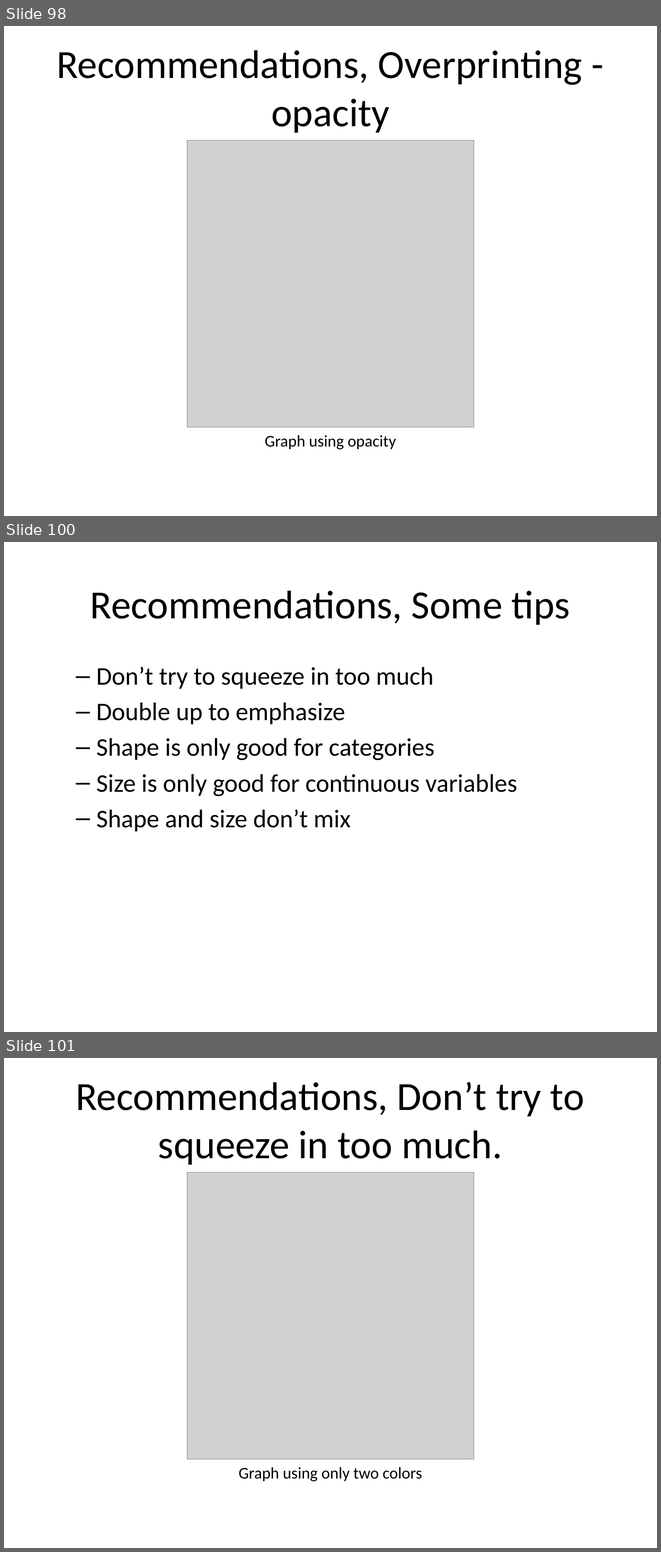
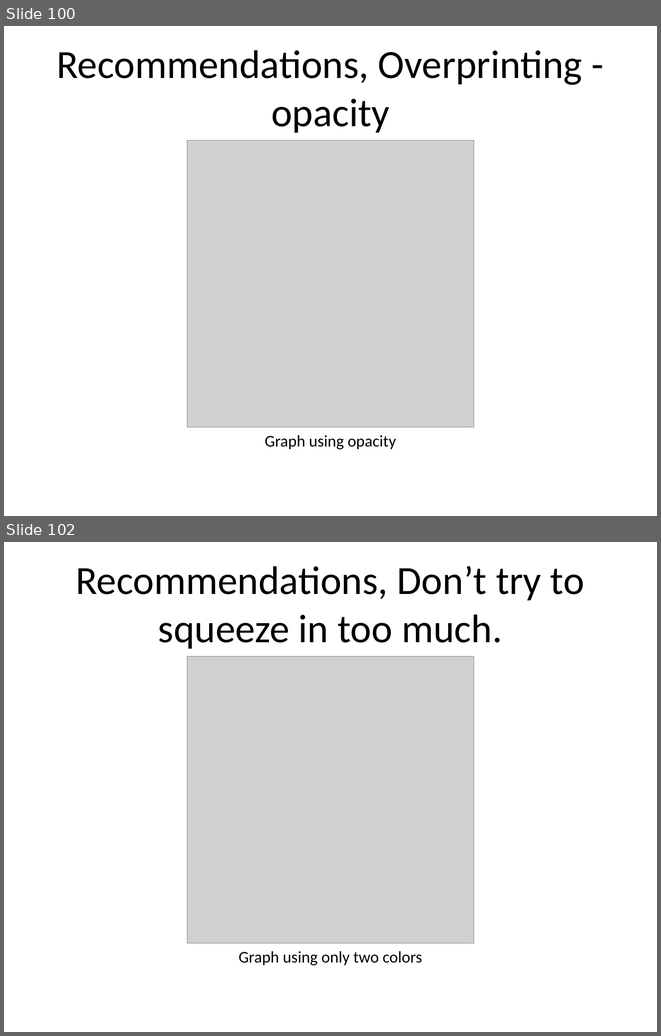
Before and after one commit to pmean/data-visualization, a slide deck: data-viz-01/src/complete-lecture-scatterplots.pptx. Shown one above the other, each under a label of ours: slides 98, 100 and 101 before the commit, slides 100 and 102 after it; the slides between them are not shown. The pictures are 661x1552 and 661x1036 pixels, drawn with LibreOffice and Linux fonts; fonts in the diff are those of the drawing; grey boxes stand for pictures. Boxes give left, top, right and bottom in pixels: in the first picture for what was removed or moved away, otherwise in the second. Text is boxed around its words. In the diff, an @@ line names an element or a change of style, - is before the commit and + after.

```diff
--- a/data-viz-01/src/complete-lecture-scatterplots.pptx
+++ b/data-viz-01/src/complete-lecture-scatterplots.pptx
@@ slide 100 removed at <box>4,542,657,1032</box>, background #FFFFFF @@
@@ title removed at <box>90,590,571,625</box> @@
-Recommendations, Some tips
@@ text removed at <box>96,667,517,831</box> @@
-  – Don’t try to squeeze in too much
-  – Double up to emphasize
-  – Shape is only good for categories
-  – Size is only good for continuous variables
-  – Shape and size don’t mix
@@ what was slide 98 is now slide 100 @@
@@ what was slide 101 is now slide 102 @@
```
Also in this commit, not shown: 6 slides changed, 2 slides added, 7 other files.
